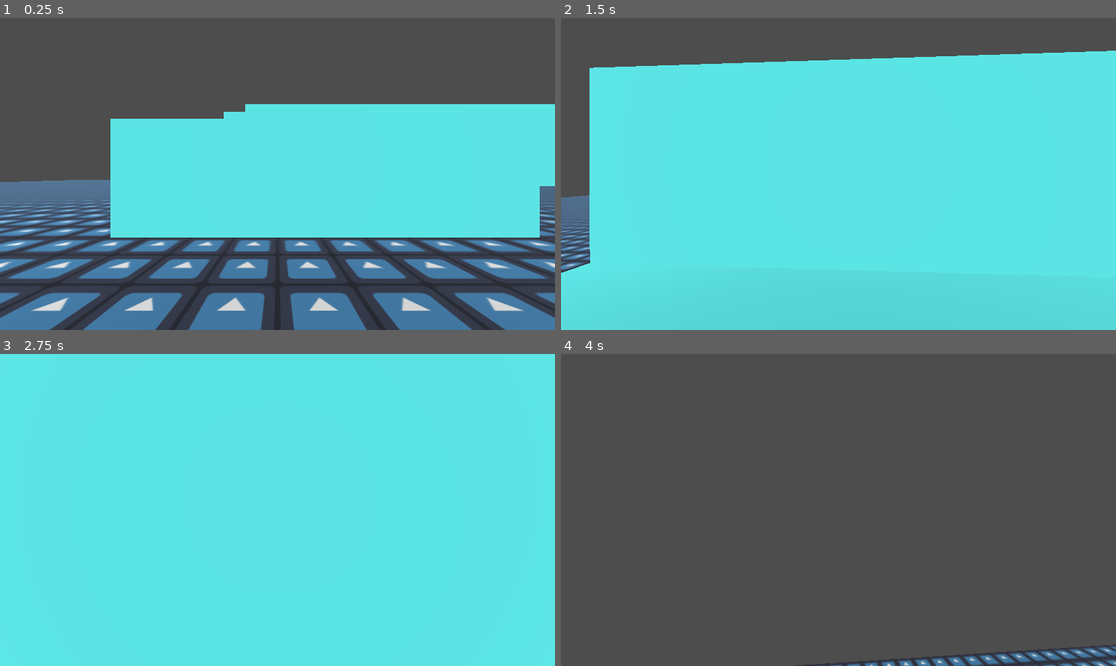
Above: before the commit, frames 1-4 (two rows, left to right).
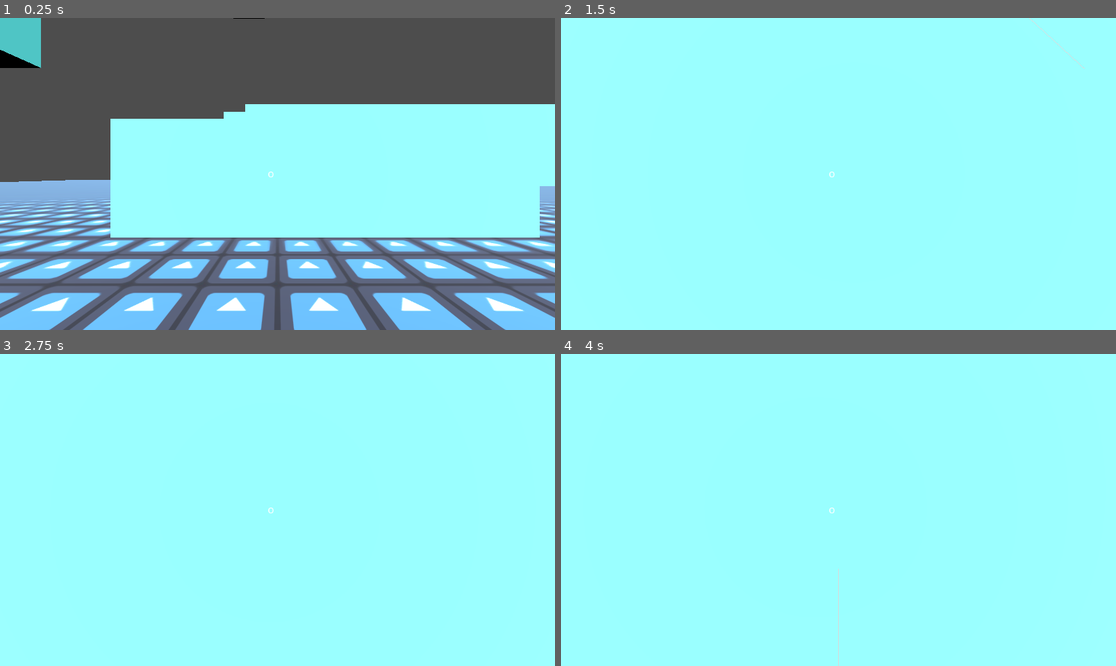
Above: after the commit, the same moments.

Repository: Ben-Bingham/GMTK-2025
Game: Godot game, scene res://main.tscn
The game is run twice, just before and just after one commit, with the same random seed, the same clock (stepped at 60 frames per second) and the same inputs. The engine's default icon, where the game draws it, is replaced by a stand-in: a white triangle on a blue panel in a dark square.
Inputs (mouse positions are in pixels of both pictures, inside the frame that each line leads up to):
- Up to frame 1 (0.25 s): no input
- Up to frame 2 (1.5 s): tap Enter at 0.5 s; move the mouse to (866, 174) at 0.52 s; press the mouse at (866, 174) at 0.53 s; hold W (move_forward) from 0.53 s (still down); tap Space (jump) at 0.77 s; move the mouse to (810, 174) at 1.27 s; release the mouse at (810, 174) at 1.28 s; click (810, 174) at 1.35 s
- Up to frame 3 (2.75 s): keep holding W (move_forward); tap Space (jump) at 1.52 s; move the mouse to (288, 503) at 2.02 s; press the mouse at (288, 503) at 2.03 s
- Up to frame 4 (4 s): keep holding W (move_forward); tap Space (jump) at 2.75, 3.02, 3.77 s; move the mouse to (832, 516) at 2.77 s; release the mouse at (832, 516) at 2.78 s; click (832, 516) at 2.85 s; move the mouse to (877, 513) at 3.52 s; press the mouse at (877, 513) at 3.53 s

The runs differ from the first frame. In frame 1, 68% of the frame differs, in the area x 0-100%, y 0-100%; in frame 2, 100%; in frame 3, 100%; in frame 4, 100%.

Commit message:
Added basic grappling

Diff:
--- a/grapple.gd
+++ b/grapple.gd
@@ -5,8 +5,9 @@
 
 	mesh.surface_begin(Mesh.PRIMITIVE_LINES);
 
-	mesh.surface_add_vertex(get_parent().get_node("Camera3D").position);
+	mesh.surface_set_color(Color.RED);
 
-	mesh.surface_add_vertex(get_parent().hitPos);
+	mesh.surface_add_vertex(to_local(get_parent().get_parent().get_parent().grapplePoint));
+	mesh.surface_add_vertex(Vector3(0, 0, 0));
 
 	mesh.surface_end();
--- a/main.gd
+++ b/main.gd
@@ -1,7 +1,6 @@
 extends Node
 
 func _ready():
-	#Input.mouse_mode = Input.MOUSE_MODE_HIDDEN;
 	Input.mouse_mode = Input.MOUSE_MODE_CAPTURED;
 
 func _input(event):
--- a/main.tscn
+++ b/main.tscn
@@ -6,9 +6,9 @@
 [ext_resource type="Script" uid="uid://d2rd4gi675eyo" path="res://grapple.gd" id="3_lquwl"]
 [ext_resource type="PackedScene" uid="uid://cy17tvc7chv6h" path="res://box.tscn" id="4_1bvp3"]
 
+[sub_resource type="ImmediateMesh" id="ImmediateMesh_7mycd"]
+
 [sub_resource type="CapsuleShape3D" id="CapsuleShape3D_7dm0k"]
-
-[sub_resource type="ImmediateMesh" id="ImmediateMesh_7mycd"]
 
 [node name="Main" type="Node"]
 script = ExtResource("1_0xm2m")
@@ -20,13 +20,19 @@
 [node name="Camera3D" type="Camera3D" parent="Player"]
 transform = Transform3D(1, 0, 0, 0, 1, 0, 0, 0, 1, 0, 0.474043, -0.291093)
 
+[node name="RayCast3D" type="RayCast3D" parent="Player/Camera3D"]
+transform = Transform3D(1.91069e-15, 4.37114e-08, 1, 1, -4.37114e-08, 0, 4.37114e-08, 1, -4.37114e-08, 0, -0.00312829, 0.291093)
+target_position = Vector3(0, -50, 0)
+
+[node name="Grapple" type="MeshInstance3D" parent="Player/Camera3D/RayCast3D"]
+transform = Transform3D(1.91069e-15, 1, 4.37114e-08, 4.37114e-08, -4.37114e-08, 1, 1, 0, -4.37114e-08, -0.470915, 2.05843e-08, 0)
+mesh = SubResource("ImmediateMesh_7mycd")
+skeleton = NodePath("../../..")
+script = ExtResource("3_lquwl")
+
 [node name="CollisionShape3D" type="CollisionShape3D" parent="Player"]
 shape = SubResource("CapsuleShape3D_7dm0k")
 
-[node name="Grapple" type="MeshInstance3D" parent="Player"]
-mesh = SubResource("ImmediateMesh_7mycd")
-script = ExtResource("3_lquwl")
-
 [node name="Test World" type="Node" parent="."]
 
 [node name="Box" parent="Test World" instance=ExtResource("4_1bvp3")]
@@ -34,6 +40,24 @@
 
 [node name="Box8" parent="Test World" instance=ExtResource("4_1bvp3")]
 transform = Transform3D(1, 0, 0, 0, 1, 0, 0, 0, 1, 11.1082, 25.2598, -2.02566)
+
+[node name="Box11" parent="Test World" instance=ExtResource("4_1bvp3")]
+transform = Transform3D(1, 0, 0, 0, 1, 0, 0, 0, 1, -24.3053, 30.9434, 23.8201)
+
+[node name="Box12" parent="Test World" instance=ExtResource("4_1bvp3")]
+transform = Transform3D(1, 0, 0, 0, 1, 0, 0, 0, 1, 5.80759, 41.711, 42.6952)
+
+[node name="Box13" parent="Test World" instance=ExtResource("4_1bvp3")]
+transform = Transform3D(1, 0, 0, 0, 1, 0, 0, 0, 1, -9.01341, 56.683, -60.4479)
+
+[node name="Box14" parent="Test World" instance=ExtResource("4_1bvp3")]
+transform = Transform3D(1, 0, 0, 0, 1, 0, 0, 0, 1, 44.5206, 56.683, 15.5511)
+
+[node name="Box15" parent="Test World" instance=ExtResource("4_1bvp3")]
+transform = Transform3D(1, 0, 0, 0, 1, 0, 0, 0, 1, -38.7857, 22.1169, -24.3392)
+
+[node name="Box16" parent="Test World" instance=ExtResource("4_1bvp3")]
+transform = Transform3D(1, 0, 0, 0, 1, 0, 0, 0, 1, -8.58181, 31.1216, -4.90888)
 
 [node name="Box9" parent="Test World" instance=ExtResource("4_1bvp3")]
 transform = Transform3D(1, 0, 0, 0, 1, 0, 0, 0, 1, 21.1082, 30.2598, -2.02566)
@@ -64,3 +88,130 @@
 [node name="DirectionalLight3D2" type="DirectionalLight3D" parent="Test World"]
 transform = Transform3D(1, 0, 0, 0, -0.741824, 0.670595, 0, -0.670595, -0.741824, 26.1271, 36.7534, -36.557)
 light_energy = 0.125
+
+[node name="Box7" parent="Test World" instance=ExtResource("4_1bvp3")]
+transform = Transform3D(0.662058, 0, -0.749453, 0, 1, 0, 0.749453, 0, 0.662058, 80.8833, -1.74019, 85.4519)
+
+[node name="Box17" parent="Test World" instance=ExtResource("4_1bvp3")]
+transform = Transform3D(0.662058, 0, -0.749453, 0, 1, 0, 0.749453, 0, 0.662058, 81.5083, 25.2598, 98.2429)
+
+[node name="Box18" parent="Test World" instance=ExtResource("4_1bvp3")]
+transform = Transform3D(0.662058, 0, -0.749453, 0, 1, 0, 0.749453, 0, 0.662058, 38.6923, 30.9434, 88.8135)
+
+[node name="Box19" parent="Test World" instance=ExtResource("4_1bvp3")]
+transform = Transform3D(0.662058, 0, -0.749453, 0, 1, 0, 0.749453, 0, 0.662058, 44.4828, 41.711, 123.878)
+
+[node name="Box20" parent="Test World" instance=ExtResource("4_1bvp3")]
+transform = Transform3D(0.662058, 0, -0.749453, 0, 1, 0, 0.749453, 0, 0.662058, 111.971, 56.683, 44.4838)
+
+[node name="Box21" parent="Test World" instance=ExtResource("4_1bvp3")]
+transform = Transform3D(0.662058, 0, -0.749453, 0, 1, 0, 0.749453, 0, 0.662058, 90.4562, 56.683, 134.921)
+
+[node name="Box22" parent="Test World" instance=ExtResource("4_1bvp3")]
+transform = Transform3D(0.662058, 0, -0.749453, 0, 1, 0, 0.749453, 0, 0.662058, 65.1986, 22.1169, 46.0769)
+
+[node name="Box23" parent="Test World" instance=ExtResource("4_1bvp3")]
+transform = Transform3D(0.662058, 0, -0.749453, 0, 1, 0, 0.749453, 0, 0.662058, 70.6332, 31.1216, 81.5773)
+
+[node name="Box24" parent="Test World" instance=ExtResource("4_1bvp3")]
+transform = Transform3D(0.662058, 0, -0.749453, 0, 1, 0, 0.749453, 0, 0.662058, 88.1288, 30.2598, 105.737)
+
+[node name="Box25" parent="Test World" instance=ExtResource("4_1bvp3")]
+transform = Transform3D(0.662058, 0, -0.749453, 0, 1, 0, 0.749453, 0, 0.662058, 94.7494, 35.2598, 113.232)
+
+[node name="Box26" parent="Test World" instance=ExtResource("4_1bvp3")]
+transform = Transform3D(0.662058, 0, -0.749453, 0, 1, 0, 0.749453, 0, 0.662058, 88.3779, 1.4664, 78.8313)
+
+[node name="Box27" parent="Test World" instance=ExtResource("4_1bvp3")]
+transform = Transform3D(0.662058, 0, -0.749453, 0, 1, 0, 0.749453, 0, 0.662058, 95.8724, 5.4664, 72.2107)
+
+[node name="Box28" parent="Test World" instance=ExtResource("4_1bvp3")]
+transform = Transform3D(0.662058, 0, -0.749453, 0, 1, 0, 0.749453, 0, 0.662058, 102.493, 5.4664, 79.7052)
+
+[node name="Box29" parent="Test World" instance=ExtResource("4_1bvp3")]
+transform = Transform3D(0.662058, 0, -0.749453, 0, 1, 0, 0.749453, 0, 0.662058, 109.114, 5.4664, 87.1998)
+
+[node name="Box30" parent="Test World" instance=ExtResource("4_1bvp3")]
+transform = Transform3D(0.662058, 0, -0.749453, 0, 1, 0, 0.749453, 0, 0.662058, 115.734, 5.4664, 94.6943)
+
+[node name="Floor2" parent="Test World" instance=ExtResource("3_h2yge")]
+transform = Transform3D(0.662058, 0, -0.749453, 0, 1, 0, 0.749453, 0, 0.662058, 72.6359, 0, 91.2589)
+
+[node name="DirectionalLight3D3" type="DirectionalLight3D" parent="Test World"]
+transform = Transform3D(0.927804, 0.184425, -0.324294, 0.017458, 0.846849, 0.531547, 0.372659, -0.498833, 0.78249, 72.6359, 6.42251, 91.2589)
+
+[node name="DirectionalLight3D4" type="DirectionalLight3D" parent="Test World"]
+transform = Transform3D(0.662058, 0.502579, 0.555962, 0, -0.741824, 0.670595, 0.749453, -0.443972, -0.49113, 117.331, 36.7534, 86.6371)
+light_energy = 0.125
+
+[node name="Box31" parent="Test World" instance=ExtResource("4_1bvp3")]
+transform = Transform3D(0.662058, 0, -0.749453, 0, 1, 0, 0.749453, 0, 0.662058, 125.342, -1.74019, 205.972)
+
+[node name="Box32" parent="Test World" instance=ExtResource("4_1bvp3")]
+transform = Transform3D(0.662058, 0, -0.749453, 0, 1, 0, 0.749453, 0, 0.662058, 125.967, 25.2598, 218.763)
+
+[node name="Box33" parent="Test World" instance=ExtResource("4_1bvp3")]
+transform = Transform3D(0.662058, 0, -0.749453, 0, 1, 0, 0.749453, 0, 0.662058, 83.1514, 30.9434, 209.333)
+
+[node name="Box34" parent="Test World" instance=ExtResource("4_1bvp3")]
+transform = Transform3D(0.662058, 0, -0.749453, 0, 1, 0, 0.749453, 0, 0.662058, 88.9419, 41.711, 244.398)
+
+[node name="Box35" parent="Test World" instance=ExtResource("4_1bvp3")]
+transform = Transform3D(0.662058, 0, -0.749453, 0, 1, 0, 0.749453, 0, 0.662058, 156.43, 56.683, 165.003)
+
+[node name="Box36" parent="Test World" instance=ExtResource("4_1bvp3")]
+transform = Transform3D(0.662058, 0, -0.749453, 0, 1, 0, 0.749453, 0, 0.662058, 134.915, 56.683, 255.44)
+
+[node name="Box37" parent="Test World" instance=ExtResource("4_1bvp3")]
+transform = Transform3D(0.662058, 0, -0.749453, 0, 1, 0, 0.749453, 0, 0.662058, 109.658, 22.1169, 166.597)
+
+[node name="Box38" parent="Test World" instance=ExtResource("4_1bvp3")]
+transform = Transform3D(0.662058, 0, -0.749453, 0, 1, 0, 0.749453, 0, 0.662058, 115.092, 31.1216, 202.097)
+
+[node name="Box39" parent="Test World" instance=ExtResource("4_1bvp3")]
+transform = Transform3D(0.662058, 0, -0.749453, 0, 1, 0, 0.749453, 0, 0.662058, 132.588, 30.2598, 226.257)
+
+[node name="Box40" parent="Test World" instance=ExtResource("4_1bvp3")]
+transform = Transform3D(0.662058, 0, -0.749453, 0, 1, 0, 0.749453, 0, 0.662058, 139.209, 35.2598, 233.752)
+
+[node name="Box41" parent="Test World" instance=ExtResource("4_1bvp3")]
+transform = Transform3D(0.662058, 0, -0.749453, 0, 1, 0, 0.749453, 0, 0.662058, 132.837, 1.4664, 199.351)
+
+[node name="Box42" parent="Test World" instance=ExtResource("4_1bvp3")]
+transform = Transform3D(0.662058, 0, -0.749453, 0, 1, 0, 0.749453, 0, 0.662058, 140.332, 5.4664, 192.73)
+
+[node name="Box43" parent="Test World" instance=ExtResource("4_1bvp3")]
+transform = Transform3D(0.662058, 0, -0.749453, 0, 1, 0, 0.749453, 0, 0.662058, 146.952, 5.4664, 200.225)
+
+[node name="Box44" parent="Test World" instance=ExtResource("4_1bvp3")]
+transform = Transform3D(0.662058, 0, -0.749453, 0, 1, 0, 0.749453, 0, 0.662058, 153.573, 5.4664, 207.719)
+
+[node name="Box45" parent="Test World" instance=ExtResource("4_1bvp3")]
+transform = Transform3D(0.662058, 0, -0.749453, 0, 1, 0, 0.749453, 0, 0.662058, 160.193, 5.4664, 215.214)
+
+[node name="Floor3" parent="Test World" instance=ExtResource("3_h2yge")]
+transform = Transform3D(0.662058, 0, -0.749453, 0, 1, 0, 0.749453, 0, 0.662058, 117.095, 0, 211.779)
+
+[node name="DirectionalLight3D5" type="DirectionalLight3D" parent="Test World"]
+transform = Transform3D(0.927804, 0.184425, -0.324294, 0.017458, 0.846849, 0.531547, 0.372659, -0.498833, 0.78249, 117.095, 6.42251, 211.779)
+
+[node name="DirectionalLight3D6" type="DirectionalLight3D" parent="Test World"]
+transform = Transform3D(0.662058, 0.502579, 0.555962, 0, -0.741824, 0.670595, 0.749453, -0.443972, -0.49113, 161.79, 36.7534, 207.157)
+light_energy = 0.125
+
+[node name="CanvasLayer" type="CanvasLayer" parent="."]
+follow_viewport_enabled = true
+
+[node name="Label" type="Label" parent="CanvasLayer"]
+anchors_preset = 8
+anchor_left = 0.5
+anchor_top = 0.5
+anchor_right = 0.5
+anchor_bottom = 0.5
+offset_left = -20.0
+offset_top = -11.5
+offset_right = 20.0
+offset_bottom = 11.5
+grow_horizontal = 2
+grow_vertical = 2
+text = "O"
--- a/player.gd
+++ b/player.gd
@@ -6,19 +6,18 @@
 @export var airSpeed = groundSpeed * 0.75;
 @export var jumpSpeed = 30.0;
 @export var gravity = 100.0;
-
+@export var grappleSpeed = 50.0;
 var forward = Vector3(0.0, 0.0, -1.0);
 var right = Vector3(1.0 ,0.0, 0.0);
 
-enum State { IDLE, RUNNING, JUMPING, FALLING }
+enum State { IDLE, RUNNING, JUMPING, FALLING, GRAPPLING }
 var state = State.FALLING;
 var lastState = state;
 
-var hitPos = Vector3();
+var grapplePoint = Vector3();
 
 func _ready():
 	motion_mode = CharacterBody3D.MOTION_MODE_GROUNDED;
-	hitPos = position;
 
 func _input(event):
 	if event is InputEventMouseMotion:
@@ -28,32 +27,32 @@
 		right = forward.cross(up_direction);
 		var camera = $Camera3D;
 		camera.rotate_x(-event.relative.y * lookSensitivity);
-		camera.rotation.x = clamp(camera.rotation.x, deg_to_rad(-70.0), deg_to_rad(89.9));
+		camera.rotation.x = clamp(camera.rotation.x, deg_to_rad(-89.9), deg_to_rad(89.9));
 
 func _physics_process(dt):
-	if Input.is_action_pressed("grapple"):
-		var space_state = get_world_3d().direct_space_state;
-		var query = PhysicsRayQueryParameters3D.create(get_node("Camera3D").position, forward);
-		query.exclude = [self];
-		var result = space_state.intersect_ray(query);
-		if result:
-			hitPos = result.position;
-		else:
-			hitPos = position;
+	var rayCast = $Camera3D/RayCast3D;
 
 	match state:
 		State.IDLE:
+			print("DILE")
 			if Input.get_vector("move_left", "move_right", "move_backward", "move_forward"):
 				state = State.RUNNING
 
 			if Input.is_action_pressed("jump"):
 				state = State.JUMPING;
 
+			if Input.is_action_pressed("grapple") && rayCast.is_colliding():
+				grapplePoint = rayCast.get_collision_point();
+				state = State.GRAPPLING;
+
 			velocity = Vector3();
 
 		State.RUNNING:
 			if !Input.get_vector("move_left", "move_right", "move_backward", "move_forward"):
 				state = State.IDLE;
+			if Input.is_action_pressed("grapple") && rayCast.is_colliding():
+				grapplePoint = rayCast.get_collision_point();
+				state = State.GRAPPLING;
 
 			var input = Input.get_vector("move_left", "move_right", "move_forward", "move_backward");
 			var vy = velocity.y;
@@ -72,6 +71,10 @@
 			state = State.FALLING;
 
 		State.FALLING:
+			if Input.is_action_pressed("grapple") && rayCast.is_colliding():
+				grapplePoint = rayCast.get_collision_point();
+				state = State.GRAPPLING;
+
 			velocity.y -= gravity * dt;
 
 			if is_on_floor():
@@ -84,4 +87,11 @@
 			velocity = transform.basis * Vector3(input.x, 0.0, input.y) * airSpeed;
 			velocity.y = vy;
 
+		State.GRAPPLING:
+			var directionToGrapple = grapplePoint - global_position;
+			velocity += directionToGrapple.normalized() * dt * grappleSpeed;
+
+			if Input.is_action_just_released("grapple"):
+				state = State.FALLING;
+
 	move_and_slide();
